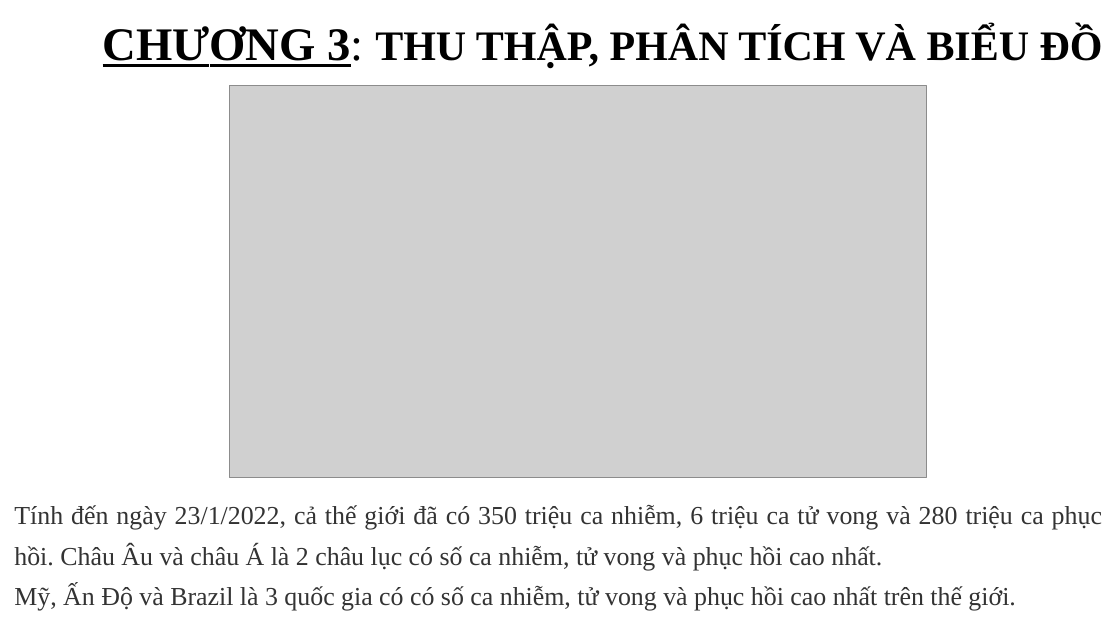
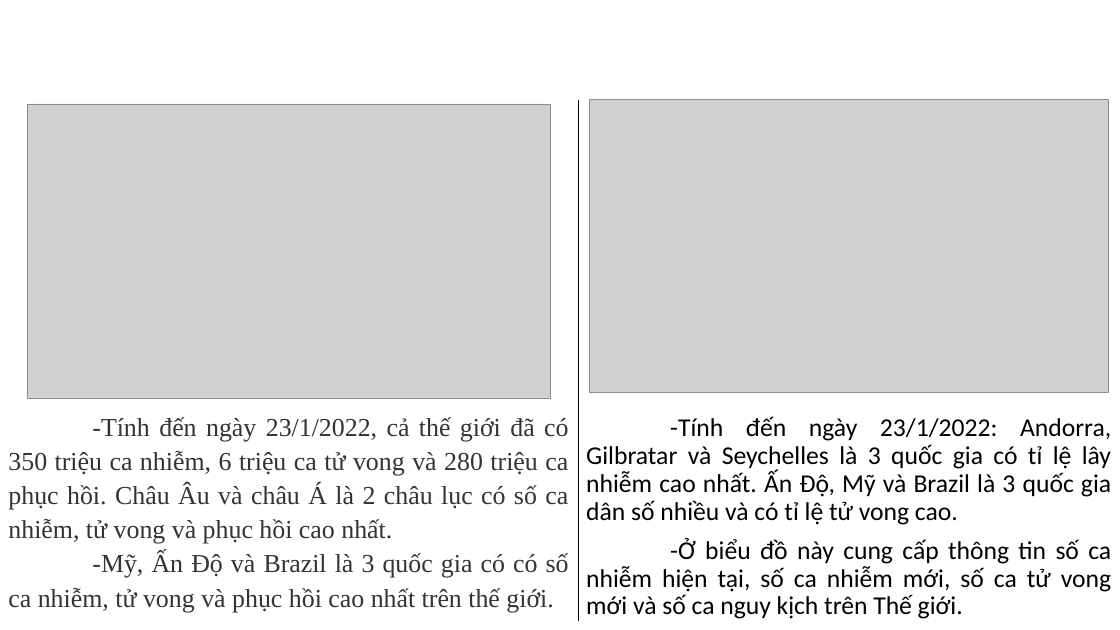
Before and after one commit to tanduy2407/Covid-19, a slide deck: slide 9 of data/DATH_HK1_2122_41502101_PhamHoangTanDuy.pptx (slide 8 before the commit). Drawn at 1120x630 pixels with LibreOffice and Linux fonts; fonts in the diff are those of the drawing; grey boxes stand for pictures; background and template pictures are left out. Boxes give left, top, right and bottom in pixels: in the first picture for what was removed or moved away, otherwise in the second. Text is boxed around its words. In the diff, an @@ line names an element or a change of style, - is before the commit and + after.

```diff
--- a/data/DATH_HK1_2122_41502101_PhamHoangTanDuy.pptx
+++ b/data/DATH_HK1_2122_41502101_PhamHoangTanDuy.pptx
@@ text removed at bbox=[103, 26, 1103, 68] @@
-CHƯƠNG 3: THU THẬP, PHÂN TÍCH VÀ BIỂU ĐỒ
@@ picture: place and size @@
-picture at bbox=[229, 85, 926, 478]
+picture at bbox=[28, 104, 550, 399]
@@ line added from (578, 100) to (578, 621), #000000 0.5 pt @@
@@ picture added at bbox=[590, 100, 1108, 393] @@
@@ text at bbox=[8, 417, 569, 613]: text changed @@
-Tính đến ngày 23/1/2022, cả thế giới đã có 350 triệu ca nhiễm, 6 triệu ca tử vong và 280 triệu ca phục hồi. Châu Âu và châu Á là 2 châu lục có số ca nhiễm, tử vong và phục hồi cao nhất.
-Mỹ, Ấn Độ và Brazil là 3 quốc gia có có số ca nhiễm, tử vong và phục hồi cao nhất trên thế giới.
+-Tính đến ngày 23/1/2022, cả thế giới đã có 350 triệu ca nhiễm, 6 triệu ca tử vong và 280 triệu ca phục hồi. Châu Âu và châu Á là 2 châu lục có số ca nhiễm, tử vong và phục hồi cao nhất.
+-Mỹ, Ấn Độ và Brazil là 3 quốc gia có có số ca nhiễm, tử vong và phục hồi cao nhất trên thế giới.
@@ text added at bbox=[586, 416, 1111, 619], 22 pt, text #000000 @@
+-Tính đến ngày 23/1/2022: Andorra, Gilbratar và Seychelles là 3 quốc gia có tỉ lệ lây nhiễm cao nhất. Ấn Độ, Mỹ và Brazil là 3 quốc gia dân số nhiều và có tỉ lệ tử vong cao.
+-Ở biểu đồ này cung cấp thông tin số ca nhiễm hiện tại, số ca nhiễm mới, số ca tử vong mới và số ca nguy kịch trên Thế giới.
```
Also in this commit, not shown: 13 other slides changed, 4 slides added, 10 slides removed, 11 other files.
